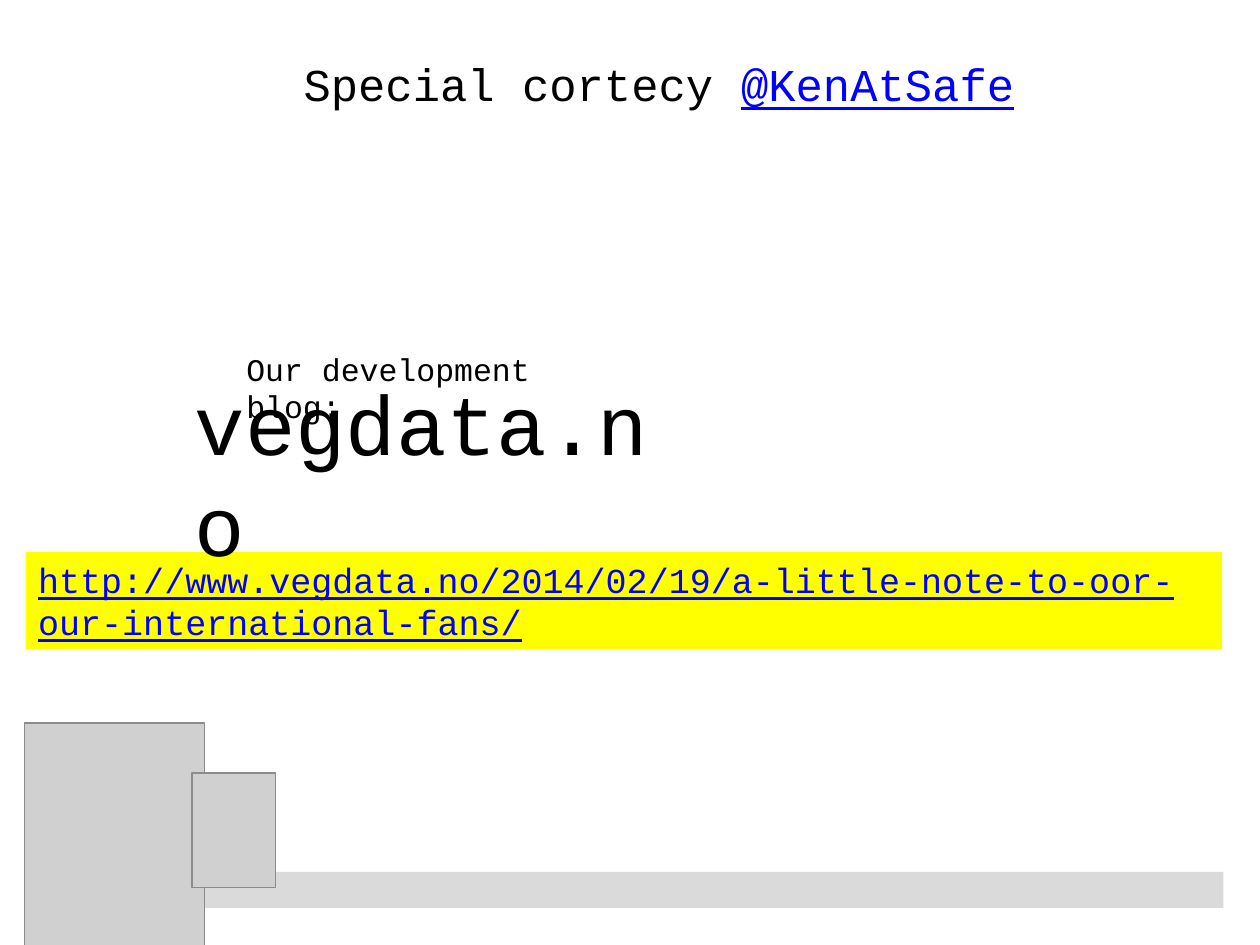
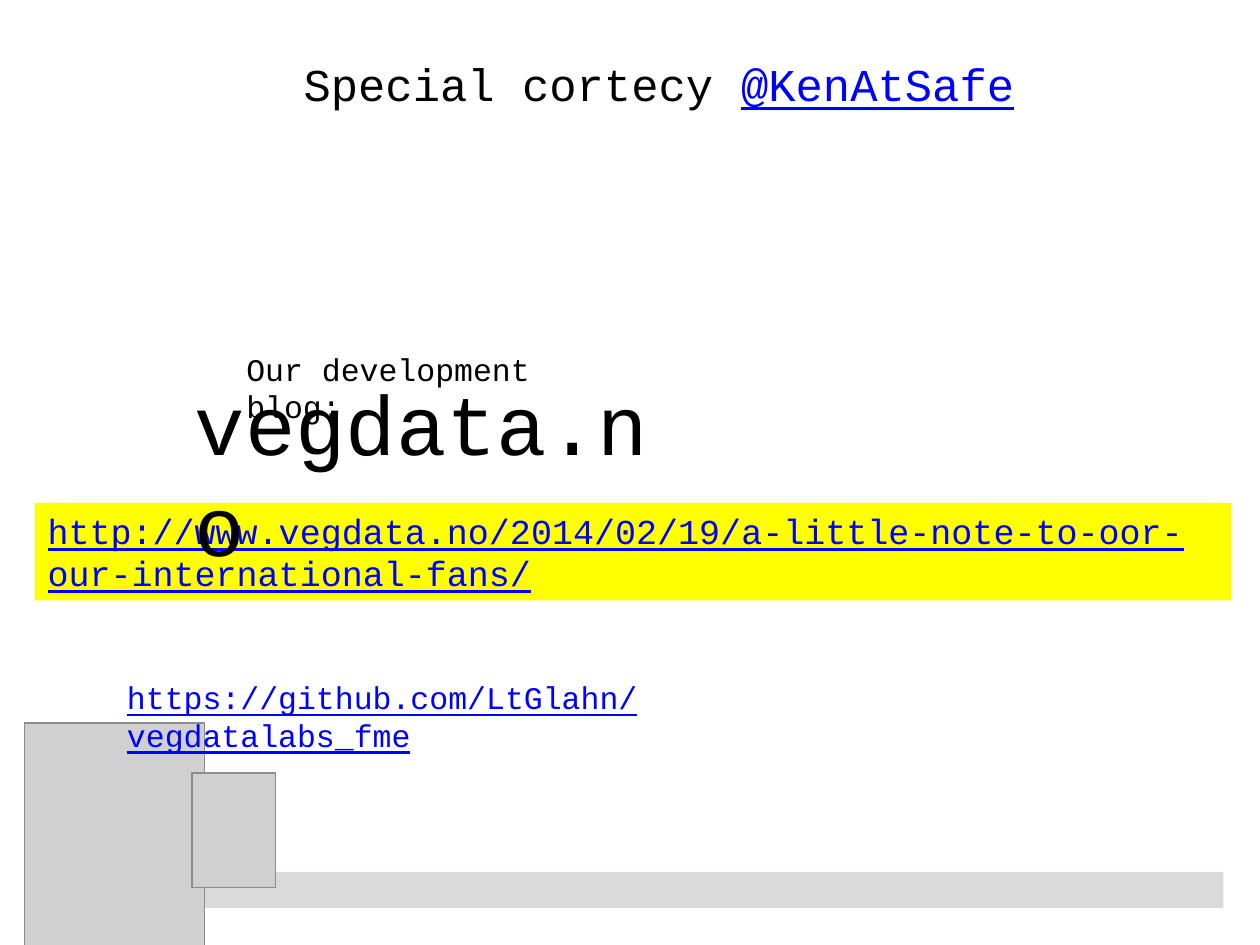
Before and after one commit to LtGlahn/vegdatalabs_fme, a slide deck: slide 5 of nvdb2FME_jajens.pptx. Drawn at 1260x945 pixels with LibreOffice and Linux fonts; fonts in the diff are those of the drawing; grey boxes stand for pictures; background and template pictures are left out. Boxes give left, top, right and bottom in pixels: in the first picture for what was removed or moved away, otherwise in the second. Text is boxed around its words. In the diff, an @@ line names an element or a change of style, - is before the commit and + after.

```diff
--- a/nvdb2FME_jajens.pptx
+++ b/nvdb2FME_jajens.pptx
@@ rectangle "http://www.vegdata.no/2014/02/19/a-little-note-to-oor-our-in ...": place and size @@
-rectangle "http://www.vegdata.no/2014/02/19/a-little-note-to-oor-our-in ..." at box(25, 552, 1221, 649)
+rectangle "http://www.vegdata.no/2014/02/19/a-little-note-to-oor-our-in ..." at box(35, 503, 1231, 600)
@@ text added at box(127, 687, 637, 756), 18 pt, text #0000FF, underline @@
+https://github.com/LtGlahn/vegdatalabs_fme
```
Also in this commit, not shown: 10 other slides changed, 2 other files.
